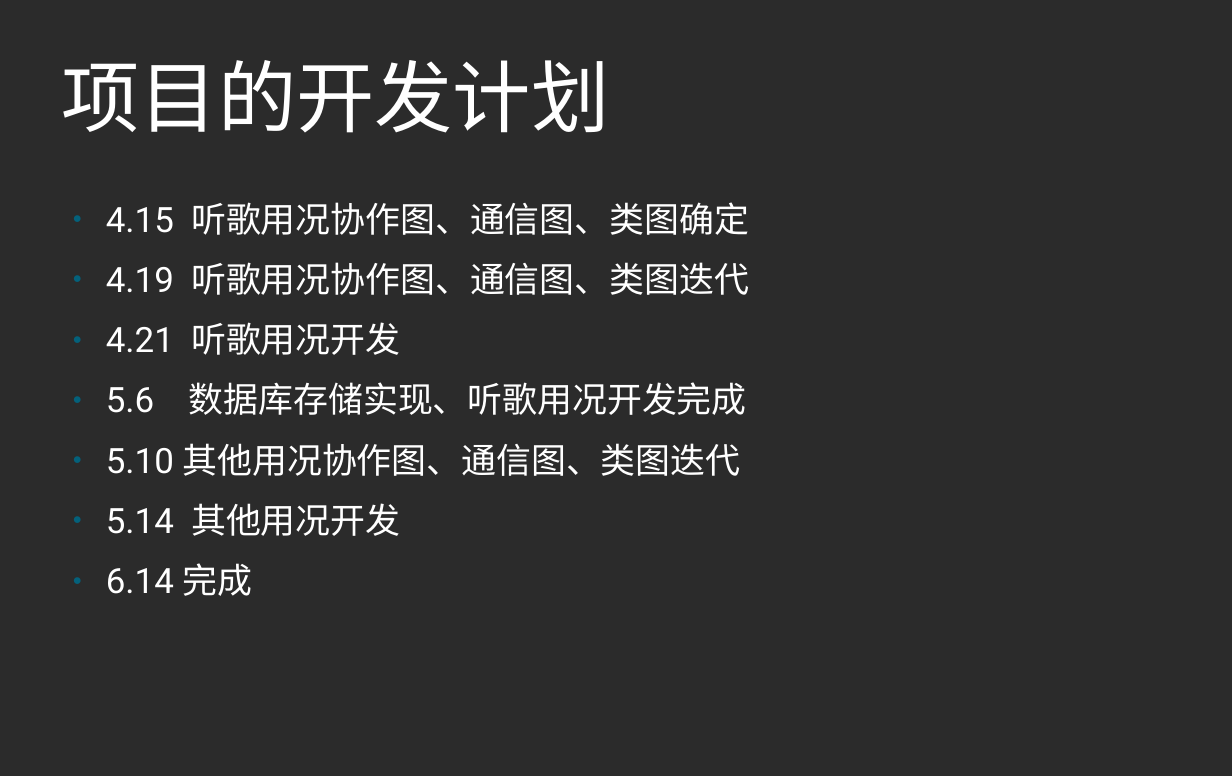
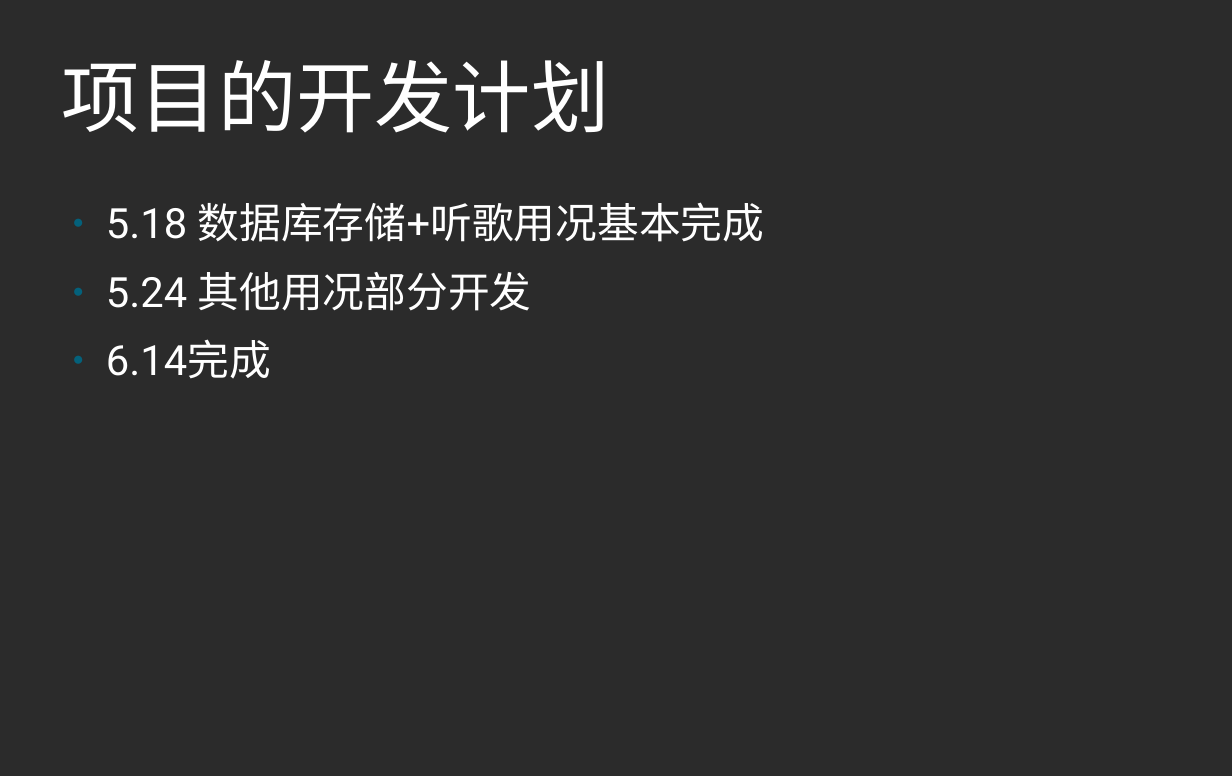
Before and after one commit to 375187588/hydrogenMusic, a slide deck: slide 10 of formal/氢音乐项目进展报告.odp (slide 8 before the commit). Drawn at 1232x776 pixels with LibreOffice and Linux fonts; fonts in the diff are those of the drawing; background and template pictures are left out; a plain dark background stands for a picture behind light text. Boxes give left, top, right and bottom in pixels: in the first picture for what was removed or moved away, otherwise in the second. Text is boxed around its words. In the diff, an @@ line names an element or a change of style, - is before the commit and + after.

Commit message:
change ppt

```diff
--- a/formal/氢音乐项目进展报告.odp
+++ b/formal/氢音乐项目进展报告.odp
@@ text at [106, 202, 765, 379]: text changed; size 26.8 to 32 pt @@
-● 4.15 听歌用况协作图、通信图、类图确定
-● 4.19 听歌用况协作图、通信图、类图迭代
-● 4.21 听歌用况开发
-● 5.6 数据库存储实现、听歌用况开发完成
-● 5.10 其他用况协作图、通信图、类图迭代
-● 5.14 其他用况开发
-● 6.14 完成
+● 5.18 数据库存储+听歌用况基本完成
+● 5.24 其他用况部分开发
+● 6.14完成
```
Also in this commit, not shown: 4 other slides changed, 2 slides added, 5 other files.
